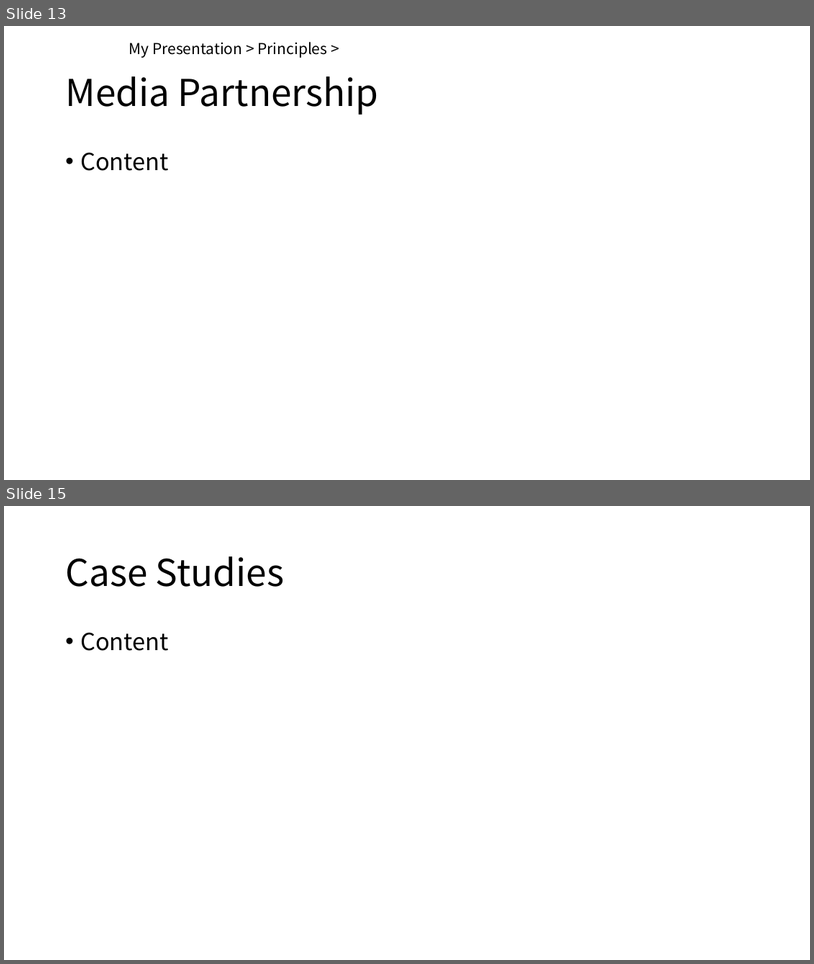
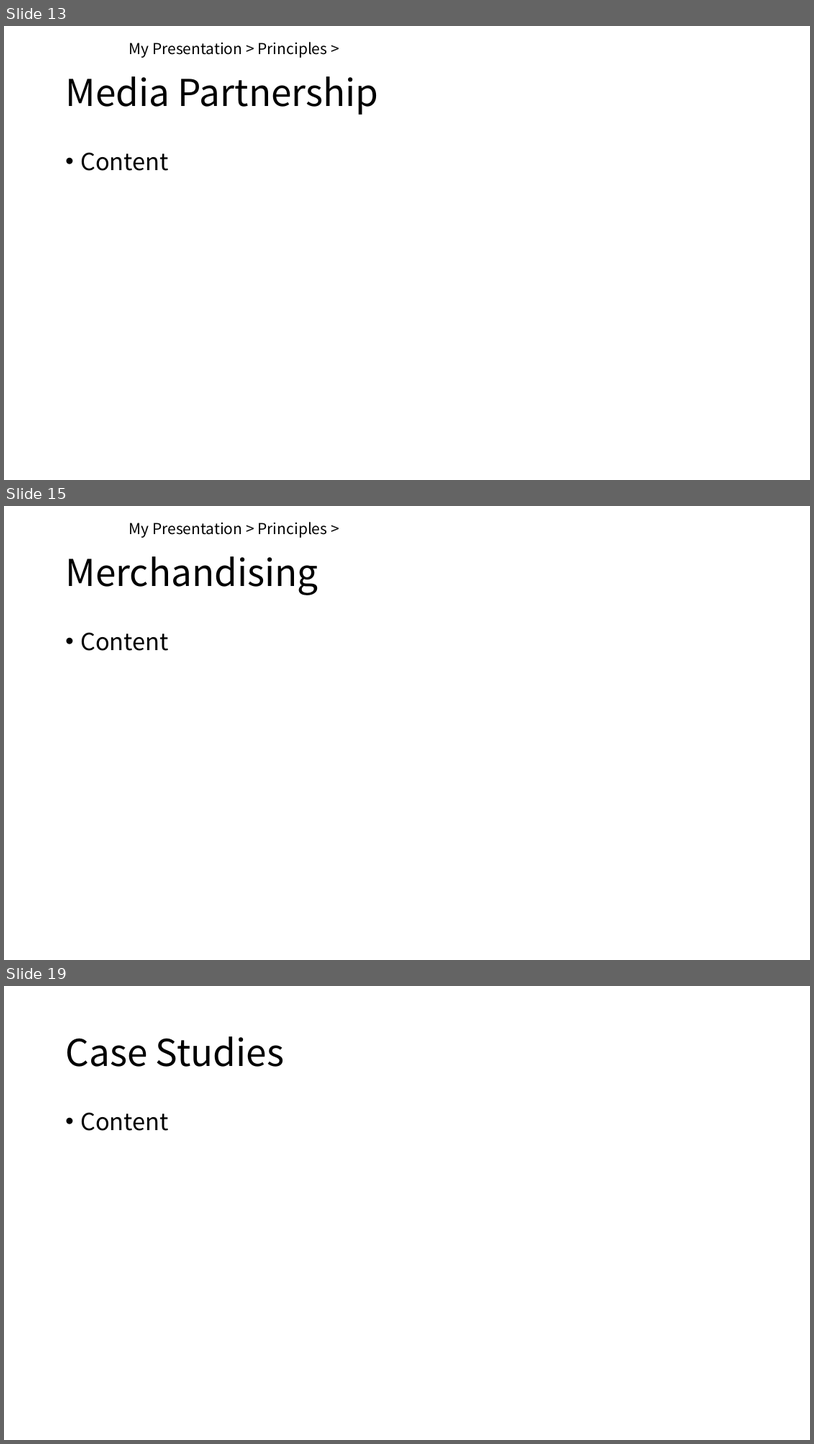
Before and after one commit to shunf4/presentation-auto-breadcrumbs, a slide deck: breadcrumbs_demo.odp. Shown one above the other, each under a label of ours: slides 13 and 15 before the commit, slides 13, 15 and 19 after it; the slides between them are not shown. The pictures are 814x964 and 814x1444 pixels, drawn with LibreOffice and Linux fonts; fonts in the diff are those of the drawing. Boxes give left, top, right and bottom in pixels: in the first picture for what was removed or moved away, otherwise in the second. Text is boxed around its words. In the diff, an @@ line names an element or a change of style, - is before the commit and + after.

```diff
--- a/breadcrumbs_demo.odp
+++ b/breadcrumbs_demo.odp
@@ slide 15 added at (4, 506, 810, 960), background #FFFFFF @@
@@ text added at (129, 522, 328, 538), 18 pt, text #000000 @@
+My Presentation > Principles >
@@ title added at (65, 556, 318, 595), 44 pt, text #000000 @@
+Merchandising
@@ text added at (80, 632, 169, 651), 28 pt, text #000000 @@
+• Content
@@ what was slide 15 is now slide 19 @@
```
Also in this commit, not shown: 4 slides changed, 3 other slides added, 1 other file.
